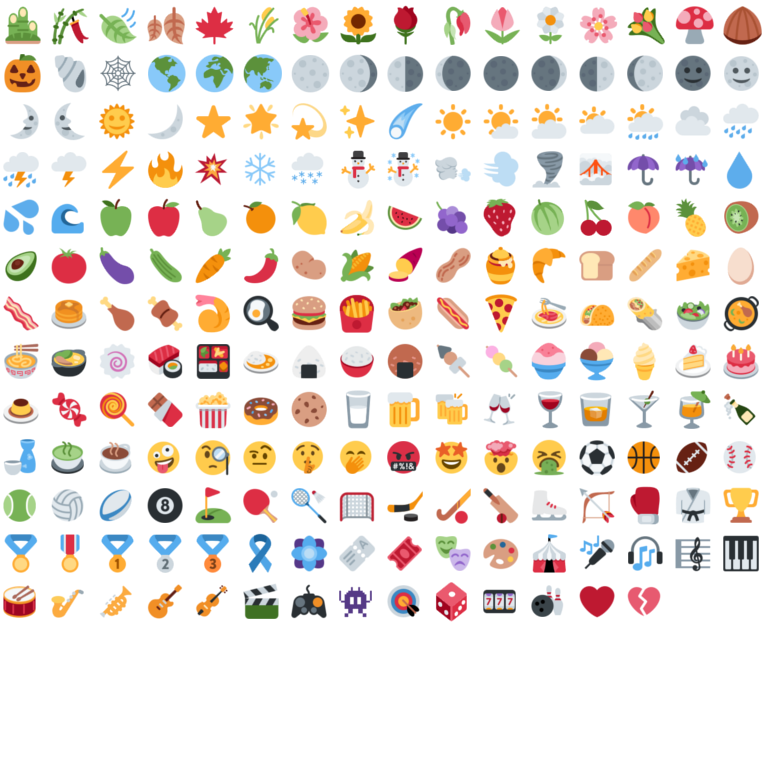
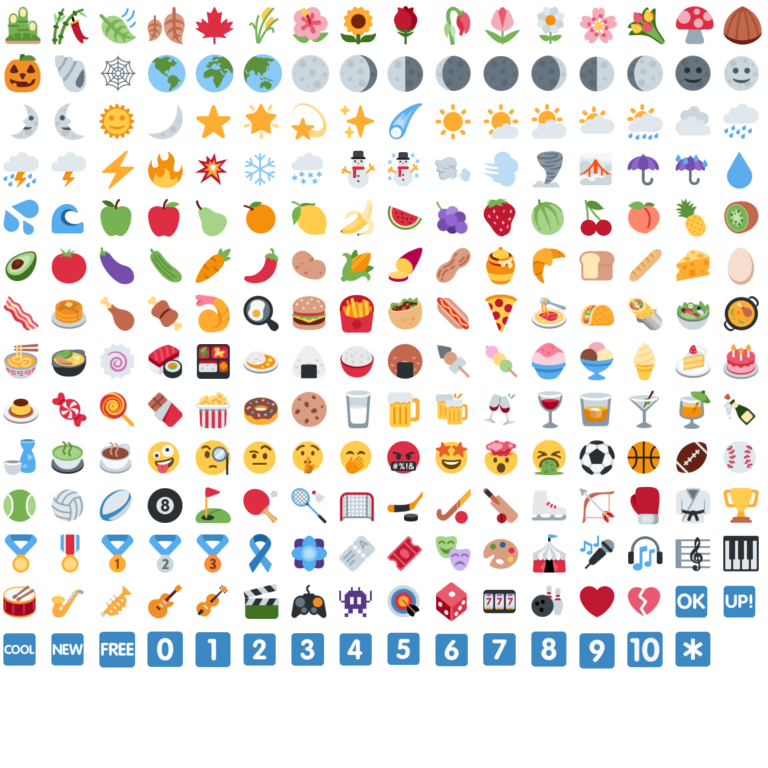
Two versions of the same layered image (768px x 768px). Layer-by-layer changes:
added layer ":asterisk:" above ":keycap_ten:" over [675, 631, 711, 667]
added layer ":keycap_ten:" above ":nine:" over [627, 631, 663, 668]
added layer ":nine:" above ":eight:" over [579, 633, 615, 669]
added layer ":eight:" above ":seven:" over [531, 631, 567, 667]
added layer ":seven:" above ":six:" over [483, 633, 516, 666]
added layer ":six:" above ":five:" over [435, 633, 468, 667]
added layer ":five:" above ":four:" over [387, 632, 420, 665]
added layer ":four:" above ":three:" over [339, 633, 372, 666]
added layer ":three:" above ":two:" over [291, 633, 325, 666]
added layer ":two:" above ":one:" over [243, 633, 276, 666]
added layer ":one:" above ":zero:" over [195, 632, 231, 668]
added layer ":zero:" above ":free:" over [147, 631, 183, 667]
added layer ":free:" above ":new:" over [99, 631, 136, 668]
added layer ":new:" above ":cool:" over [51, 633, 84, 666]
added layer ":cool:" above ":up:" over [3, 633, 36, 666]
added layer ":up:" above ":ok:" over [723, 585, 756, 618]
added layer ":ok:" above ":broken_heart:" over [675, 585, 708, 618]
